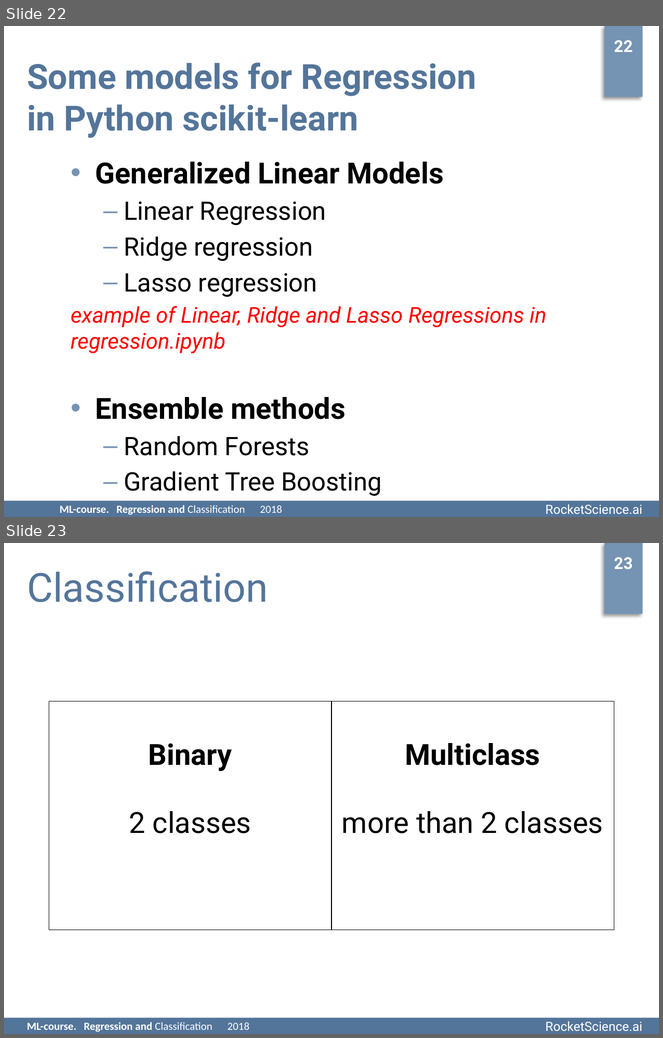
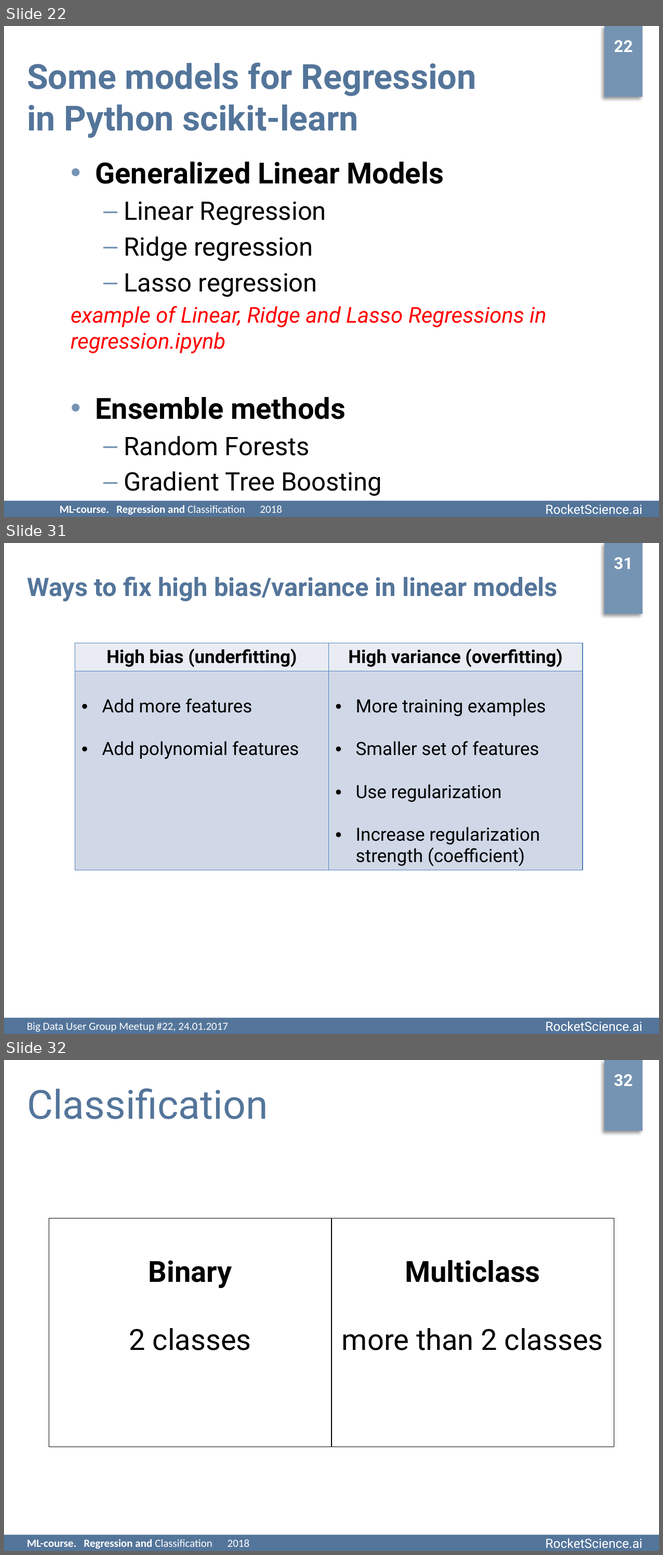
Before and after one commit to rjaffk/tensorby, a slide deck: lecture_2/presentation/lecture_2.pptx. Shown one above the other, each under a label of ours: slides 22 and 23 before the commit, slides 22, 31 and 32 after it; the slides between them are not shown. The pictures are 663x1038 and 663x1555 pixels, drawn with LibreOffice and Linux fonts; fonts in the diff are those of the drawing; background and template pictures are left out. Boxes give left, top, right and bottom in pixels: in the first picture for what was removed or moved away, otherwise in the second. Text is boxed around its words. In the diff, an @@ line names an element or a change of style, - is before the commit and + after.

```diff
--- a/lecture_2/presentation/lecture_2.pptx
+++ b/lecture_2/presentation/lecture_2.pptx
@@ slide 31 added at (4,543,659,1034), background #FFFFFF; not listed: 2 template elements that a slide beside it also shows @@
@@ page number added at (614,557,633,569), 18 pt, text #FFFFFF, bold @@
+31
@@ title added at (27,576,558,602), 28 pt, text #54759A, bold @@
+Ways to fix high bias/variance in linear models
@@ table added at (75,643,583,875), 2 rows, 2 columns @@
+High bias (underfitting) | High variance (overfitting)
+Add more features / Add polynomial features | More training examples / Smaller set of features / Use regularization / Increase regularization strength (coefficient)
@@ text added at (27,1022,228,1032), 12 pt, text #FFFFFF @@
+Big Data User Group Meetup #22, 24.01.2017
@@ what was slide 23 is now slide 32 @@
@@ page number at (614,1074,633,1086): text changed @@
-23
+32
```
Also in this commit, not shown: 11 slides changed, 8 other slides added, 6 other files.
